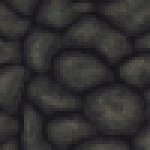
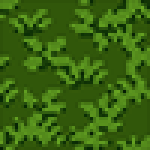
Revision of a layered 150 × 150 image; what changed, layer by layer:
hid "Layer 2" over (x1=0, y1=0, x2=150, y2=150)
added layer "Layer 4" above "Layer 3" over (x1=0, y1=0, x2=150, y2=150)
added layer "Layer 3" above "Layer 1" over (x1=0, y1=0, x2=150, y2=150)
hid "Layer 1", painted on it over (x1=0, y1=0, x2=150, y2=150)
